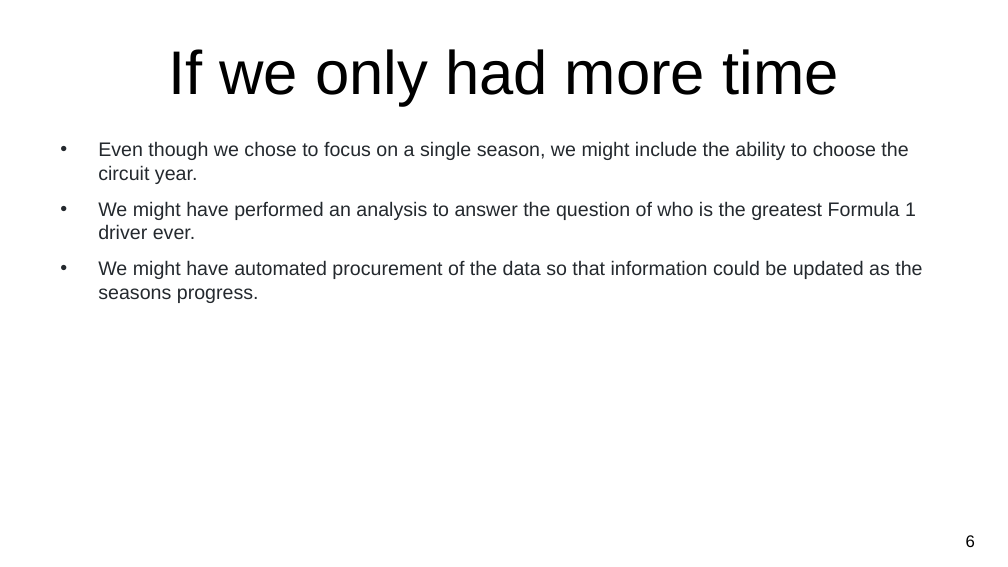
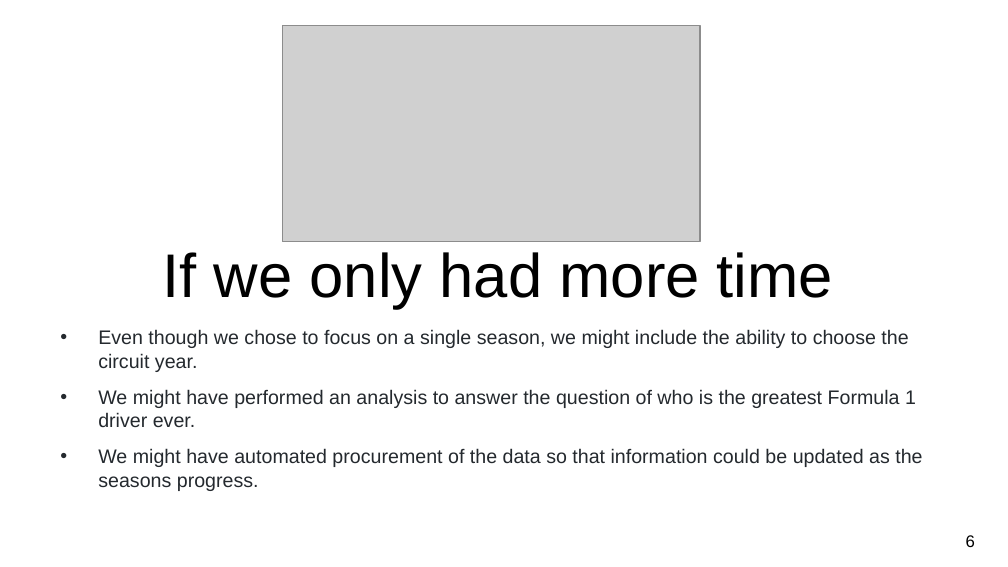
Before and after one commit to slobanwala1/FormulaOneGroup, a slide deck: slide 7 of NU-Project2FormulaOne (1).pptx. Drawn at 1008x567 pixels with LibreOffice and Linux fonts; fonts in the diff are those of the drawing; grey boxes stand for pictures; background and template pictures are left out. Boxes give left, top, right and bottom in pixels: in the first picture for what was removed or moved away, otherwise in the second. Text is boxed around its words. In the diff, an @@ line names an element or a change of style, - is before the commit and + after.

```diff
--- a/NU-Project2FormulaOne (1).pptx
+++ b/NU-Project2FormulaOne (1).pptx
@@ picture added at (282, 25, 700, 242) @@
@@ title "If we only had more ...": place and size @@
-title "If we only had more ..." at (168, 49, 838, 106)
+title "If we only had more ..." at (163, 252, 833, 309)
@@ text "Even though we chose to ...": place and size @@
-text "Even though we chose to ..." at (98, 141, 922, 303)
+text "Even though we chose to ..." at (98, 329, 922, 491)
```
Also in this commit, not shown: 2 other slides changed.
